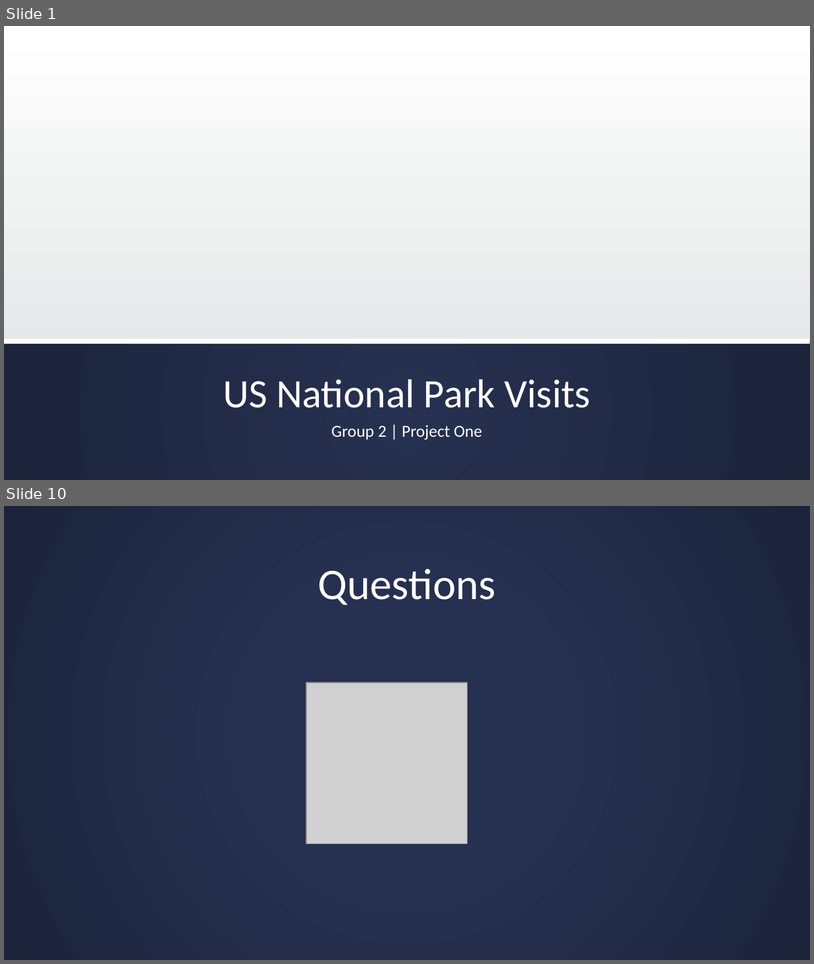
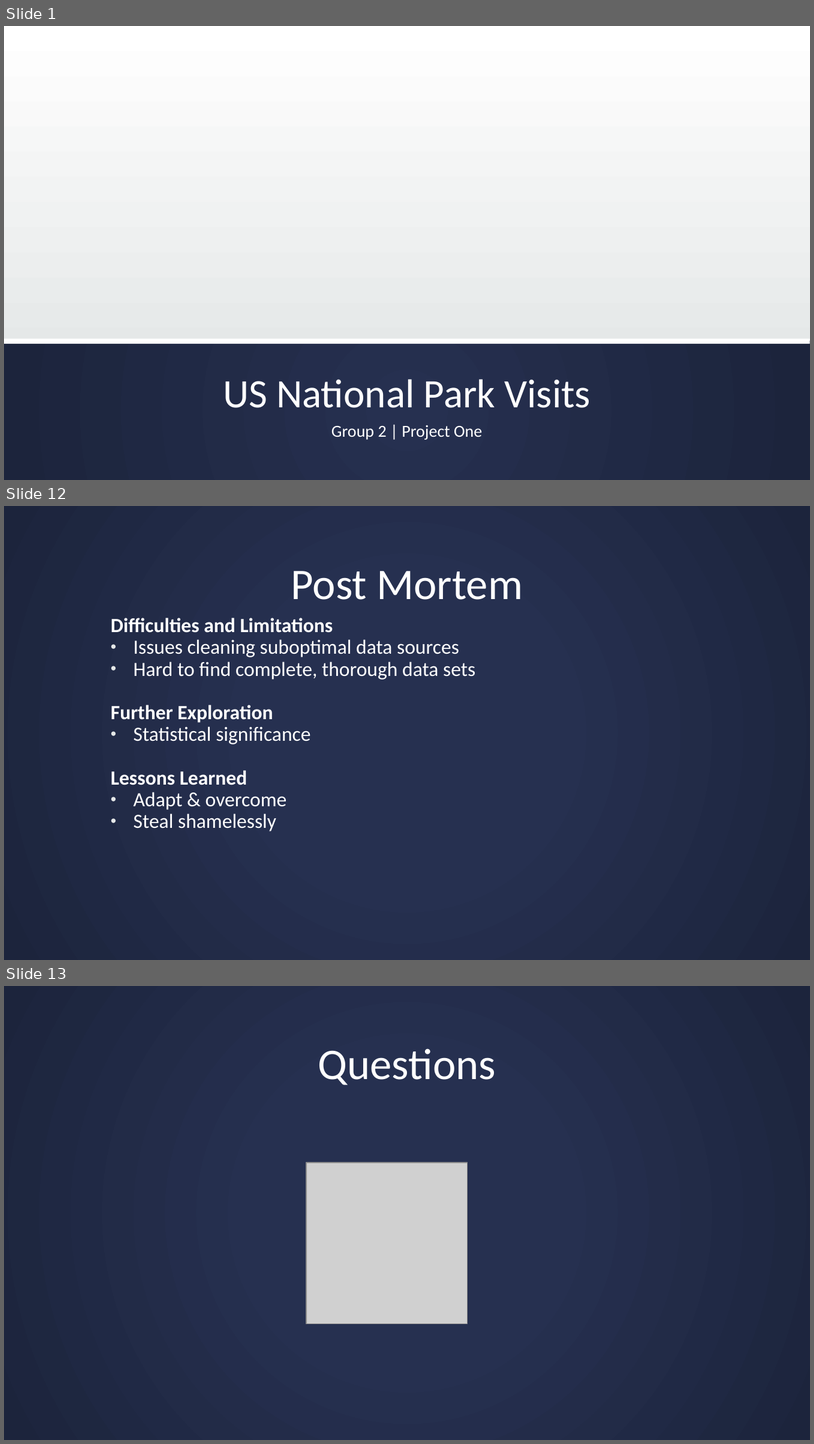
Before and after one commit to missymeyer/ProjectOne, a slide deck: Presentation_ProjectOne.pptx. Shown one above the other, each under a label of ours: slides 1 and 10 before the commit, slides 1, 12 and 13 after it; the slides between them are not shown. The pictures are 814x964 and 814x1444 pixels, drawn with LibreOffice and Linux fonts; fonts in the diff are those of the drawing; grey boxes stand for pictures; background and template pictures are left out. Boxes give left, top, right and bottom in pixels: in the first picture for what was removed or moved away, otherwise in the second. Text is boxed around its words. In the diff, an @@ line names an element or a change of style, - is before the commit and + after.

Commit message:
Repo Clean Up + Final Presentation

```diff
--- a/Presentation_ProjectOne.pptx
+++ b/Presentation_ProjectOne.pptx
@@ slide 12 added at box(4, 506, 810, 960), background gradient #263050 to #1D243C @@
@@ title added at box(291, 571, 523, 600), 52 pt, text #FFFFFF @@
+Post Mortem
@@ text added at box(111, 618, 476, 831), 24 pt, text #FFFFFF @@
+Difficulties and Limitations
+• Issues cleaning suboptimal data sources
+• Hard to find complete, thorough data sets
+Further Exploration
+• Statistical significance
+Lessons Learned
+• Adapt & overcome
+• Steal shamelessly
@@ what was slide 10 is now slide 13 @@
```
Also in this commit, not shown: 4 slides changed, 6 other slides added, 4 slides removed, 48 other files.
